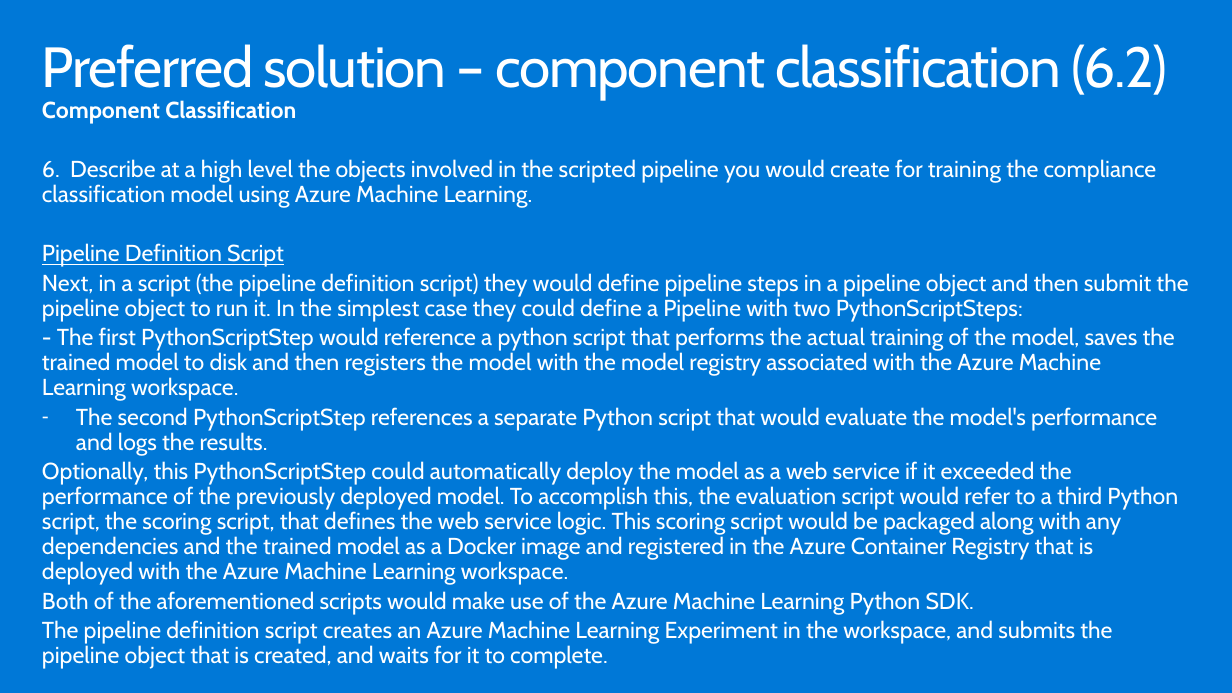
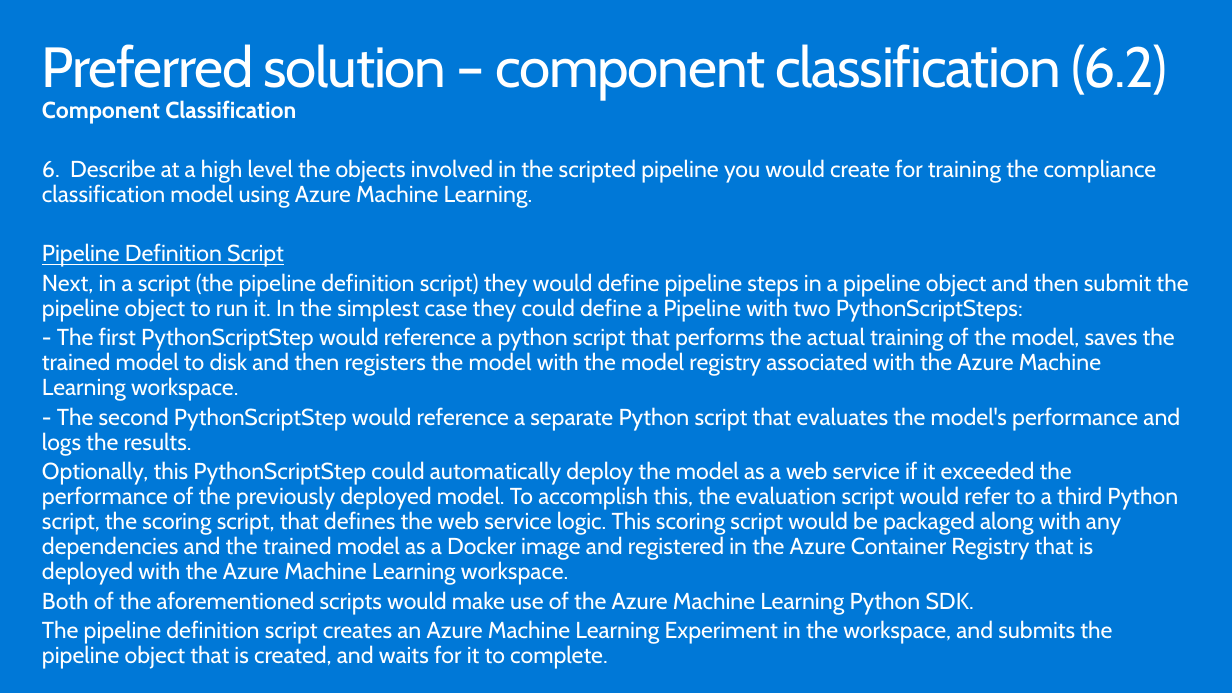
Before and after one commit to tgokal/MCW-ML-Ops, a slide deck: slide 19 of Whiteboard design session/WDS trainer presentation - MLOps.pptx. Drawn at 1232x693 pixels with LibreOffice and Linux fonts; fonts in the diff are those of the drawing. Boxes give left, top, right and bottom in pixels: in the first picture for what was removed or moved away, otherwise in the second. Text is boxed around its words. In the diff, an @@ line names an element or a change of style, - is before the commit and + after.

```diff
--- a/Whiteboard design session/WDS trainer presentation - MLOps.pptx
+++ b/Whiteboard design session/WDS trainer presentation - MLOps.pptx
@@ text at box(42, 407, 1180, 456): text changed @@
-– The second PythonScriptStep references a separate Python script that would evaluate the model's performance and logs the results.
+- The second PythonScriptStep would reference a separate Python script that evaluates the model's performance and logs the results.
```
Also in this commit, not shown: 1 other slide changed, 2 other files.
